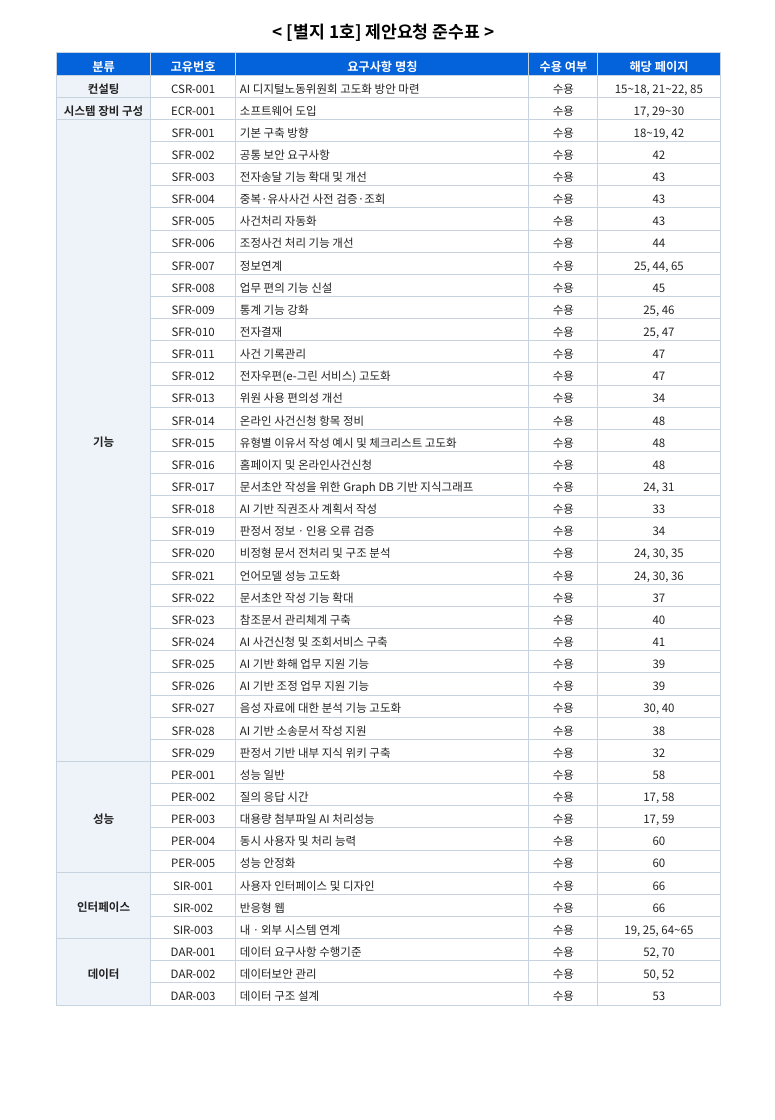
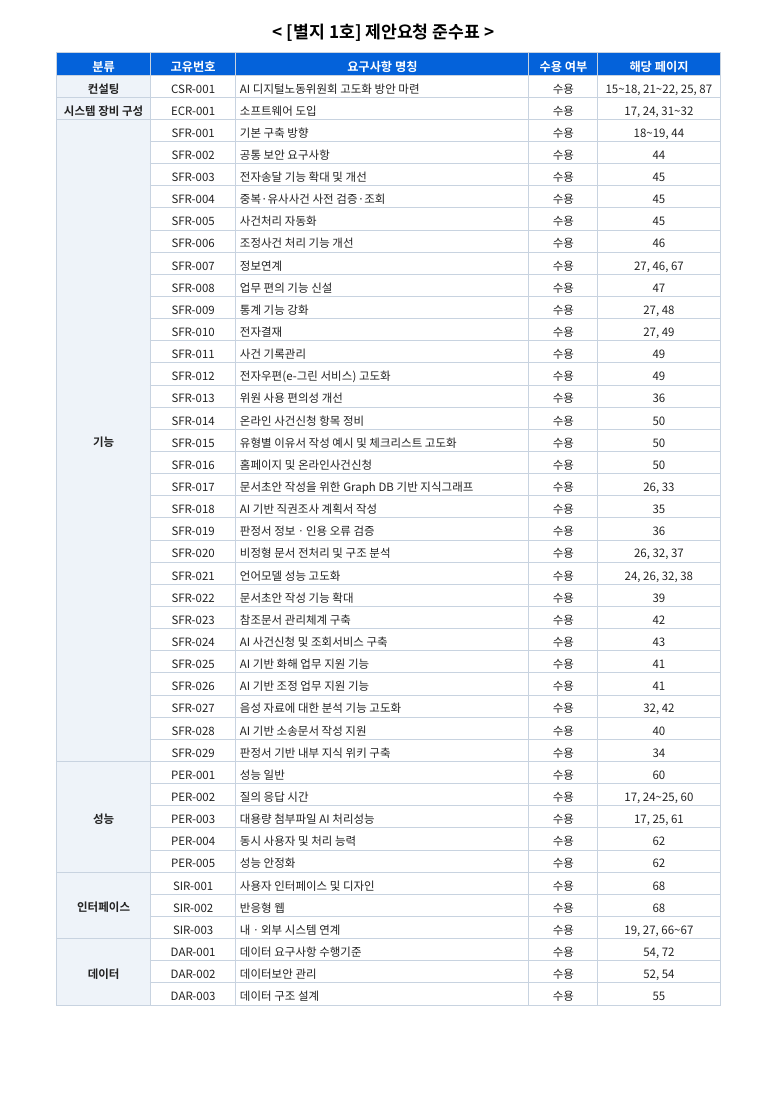
Before and after one commit to hwangsteeve-tech/hbjw, a slide deck: slide 2 of proposals/2026-11_nlrc-ai-labor-commission/nlrc_정성제안서.pptx. Drawn at 775x1120 pixels with LibreOffice and Linux fonts; fonts in the diff are those of the drawing. Boxes give left, top, right and bottom in pixels: in the first picture for what was removed or moved away, otherwise in the second. Text is boxed around its words. In the diff, an @@ line names an element or a change of style, - is before the commit and + after.

```diff
--- a/proposals/2026-11_nlrc-ai-labor-commission/nlrc_정성제안서.pptx
+++ b/proposals/2026-11_nlrc-ai-labor-commission/nlrc_정성제안서.pptx
@@ table at (x1=57, y1=53, x2=720, y2=1005) @@
-row 2, column 5: 15~18, 21~22, 85
+row 2, column 5: 15~18, 21~22, 25, 87
-row 3, column 5: 17, 29~30
+row 3, column 5: 17, 24, 31~32
-row 4, column 5: 18~19, 42
+row 4, column 5: 18~19, 44
-row 5, column 5: 42
+row 5, column 5: 44
-row 6, column 5: 43
+row 6, column 5: 45
-row 7, column 5: 43
+row 7, column 5: 45
-row 8, column 5: 43
+row 8, column 5: 45
-row 9, column 5: 44
+row 9, column 5: 46
-row 10, column 5: 25, 44, 65
+row 10, column 5: 27, 46, 67
-row 11, column 5: 45
+row 11, column 5: 47
-row 12, column 5: 25, 46
+row 12, column 5: 27, 48
-row 13, column 5: 25, 47
+row 13, column 5: 27, 49
-row 14, column 5: 47
+row 14, column 5: 49
-row 15, column 5: 47
+row 15, column 5: 49
-row 16, column 5: 34
+row 16, column 5: 36
-row 17, column 5: 48
+row 17, column 5: 50
-row 18, column 5: 48
+row 18, column 5: 50
-row 19, column 5: 48
+row 19, column 5: 50
-row 20, column 5: 24, 31
+row 20, column 5: 26, 33
-row 21, column 5: 33
+row 21, column 5: 35
-row 22, column 5: 34
+row 22, column 5: 36
-row 23, column 5: 24, 30, 35
+row 23, column 5: 26, 32, 37
-row 24, column 5: 24, 30, 36
+row 24, column 5: 24, 26, 32, 38
-row 25, column 5: 37
+row 25, column 5: 39
-row 26, column 5: 40
+row 26, column 5: 42
-row 27, column 5: 41
+row 27, column 5: 43
-row 28, column 5: 39
+row 28, column 5: 41
-row 29, column 5: 39
+row 29, column 5: 41
-row 30, column 5: 30, 40
+row 30, column 5: 32, 42
-row 31, column 5: 38
+row 31, column 5: 40
-row 32, column 5: 32
+row 32, column 5: 34
-row 33, column 5: 58
+row 33, column 5: 60
-row 34, column 5: 17, 58
+row 34, column 5: 17, 24~25, 60
-row 35, column 5: 17, 59
+row 35, column 5: 17, 25, 61
-row 36, column 5: 60
+row 36, column 5: 62
-row 37, column 5: 60
+row 37, column 5: 62
-row 38, column 5: 66
+row 38, column 5: 68
-row 39, column 5: 66
+row 39, column 5: 68
-row 40, column 5: 19, 25, 64~65
+row 40, column 5: 19, 27, 66~67
-row 41, column 5: 52, 70
+row 41, column 5: 54, 72
-row 42, column 5: 50, 52
+row 42, column 5: 52, 54
-row 43, column 5: 53
+row 43, column 5: 55
```
Also in this commit, not shown: 58 other slides changed, 5 slides added, 12 other files.
